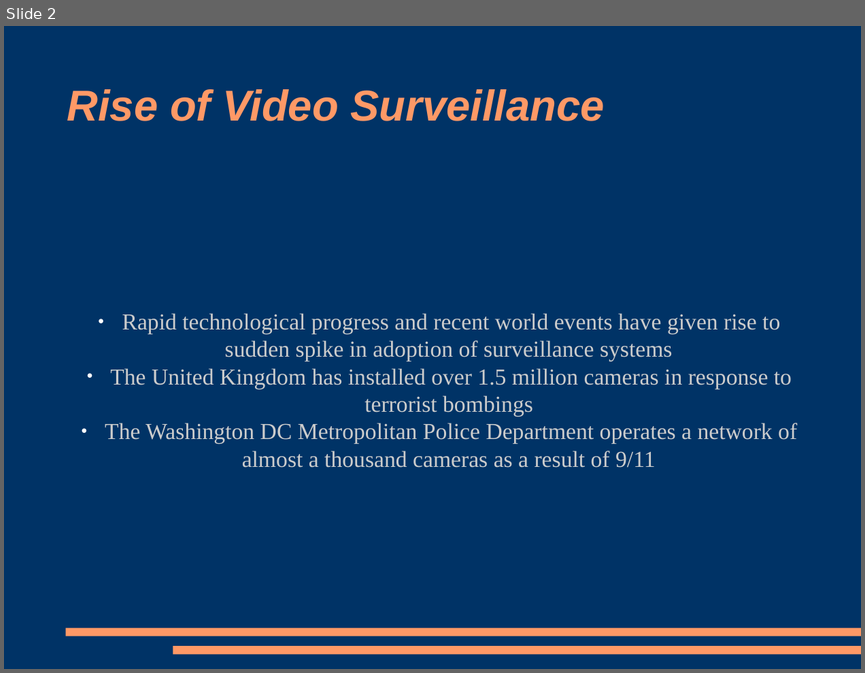
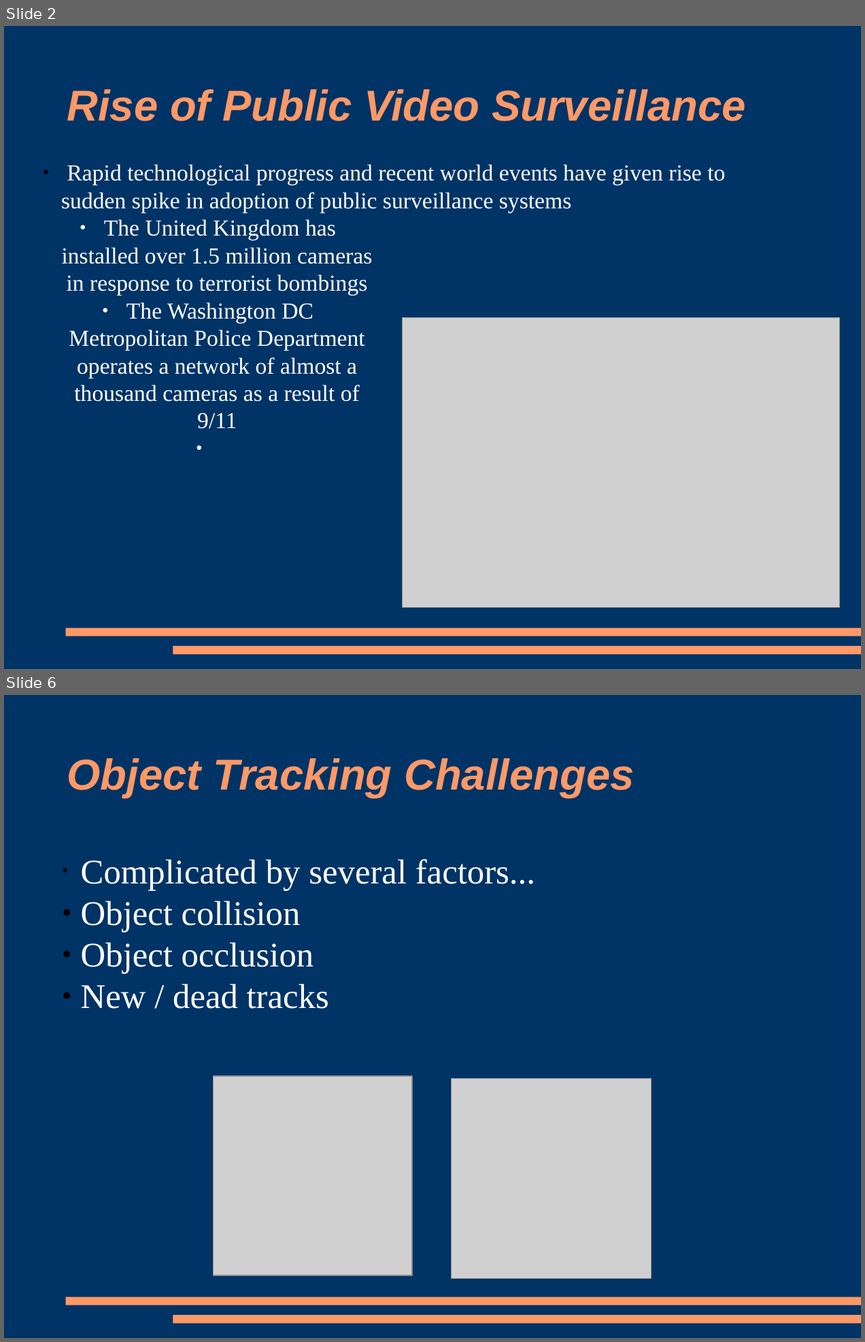
Before and after one commit to kisohag13/cshirk, a slide deck: image_processing/trunk/final_project/presentation.odp. Shown one above the other, each under a label of ours: slide 2 before the commit, slides 2 and 6 after it; the slides between them are not shown. The pictures are 865x673 and 865x1342 pixels, drawn with LibreOffice and Linux fonts; fonts in the diff are those of the drawing; grey boxes stand for pictures. Boxes give left, top, right and bottom in pixels: in the first picture for what was removed or moved away, otherwise in the second. Text is boxed around its words. In the diff, an @@ line names an element or a change of style, - is before the commit and + after.

```diff
--- a/image_processing/trunk/final_project/presentation.odp
+++ b/image_processing/trunk/final_project/presentation.odp
@@ slide 6 added at bbox=[4, 695, 861, 1338], background #003366; not listed: 2 template elements that a slide beside it also shows @@
@@ title added at bbox=[67, 758, 634, 798], 40 pt, text #FF9966, bold, italic @@
+Object Tracking Challenges
@@ subtitle added at bbox=[81, 859, 535, 1008], 32 pt, text #FFFFFF @@
+• Complicated by several factors...
+● Object collision
+● Object occlusion
+● New / dead tracks
@@ picture added at bbox=[213, 1076, 412, 1275] @@
@@ picture added at bbox=[451, 1079, 651, 1278] @@
@@ slide 2 changed as well @@
@@ title at bbox=[67, 89, 746, 121]: text changed @@
-Rise of Video Surveillance
+Rise of Public Video Surveillance
@@ subtitle added at bbox=[61, 164, 725, 212], 21.2 pt, text #FFFFFF @@
+● Rapid technological progress and recent world events have given rise to sudden spike in adoption of public surveillance systems
@@ text "The United Kingdom has installed ...": place and size @@
-text "The United Kingdom has installed ..." at bbox=[105, 313, 797, 467]
+text "The United Kingdom has installed ..." at bbox=[62, 219, 372, 429]
@@ text "The United Kingdom has installed ..." at bbox=[62, 219, 372, 429]: text colour #CCCCCC to #FFFFFF @@
@@ text at bbox=[122, 313, 780, 361]: paragraph removed @@
-● Rapid technological progress and recent world events have given rise to sudden spike in adoption of surveillance systems
@@ picture added at bbox=[402, 318, 840, 607] @@
```
Also in this commit, not shown: 2 other slides changed, 3 other slides added.
